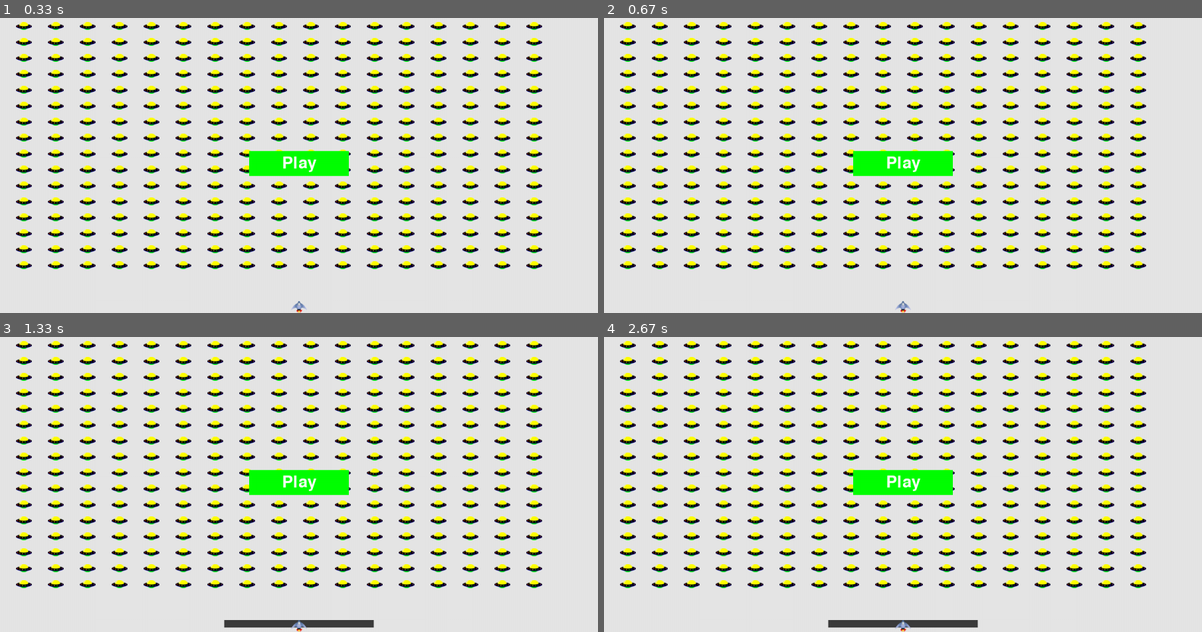
Above: before the commit, frames 1-4 (two rows, left to right).
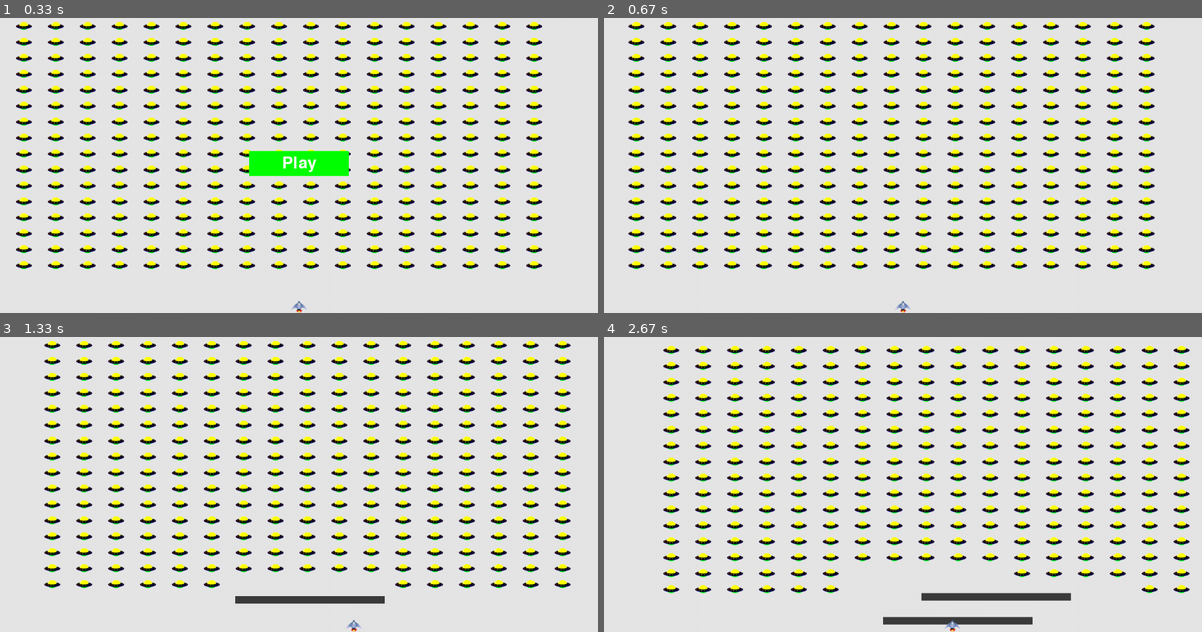
Above: after the commit, the same moments.

Repository: GitJavaProgramming/python_study
Game: pygame game, started from game/alien_invasion.py
The game is run twice, just before and just after one commit, with the same random seed, the same clock (stepped at 60 frames per second) and the same inputs.
Inputs:
- Up to frame 1 (0.33 s): no input
- Up to frame 2 (0.67 s): click "Play" at 0.38 s
- Up to frame 3 (1.33 s): tap Space at 0.67, 1.07 s; hold Right from 1 s (still down)
- Up to frame 4 (2.67 s): tap Space at 1.37, 1.57, 1.87, 2.07, 2.37, 2.63 s; release Right at 1.47 s; hold Right 1.5-1.97 s; hold Left 2-2.53 s; hold Left from 2.57 s (still down)

Frame 1 is identical in both runs. In frame 2, 24% of the frame differs, in the area x 2-93%, y 1-86%; in frame 3, 19%; in frame 4, 30%, in the area x 2-98%, y 1-100%.

Commit message:
play控制游戏开始/重置游戏、隐藏光标

Diff:
--- a/game/alien_invasion.py
+++ b/game/alien_invasion.py
@@ -38,7 +38,7 @@
     # usage
     print("started game. press keyboard to start playing.")
     while True:
-        game_funcs.check_events(cfg, screen, ship, bullets)
+        game_funcs.check_events(cfg, screen, ship, bullets, aliens, stats, play_button)
         if stats.game_active:
             ship.update()
             game_funcs.update_bullets(cfg, screen, ship, bullets, aliens)
--- a/py_pkg_games/game_functions.py
+++ b/py_pkg_games/game_functions.py
@@ -6,6 +6,10 @@
 
 from game.alien import Alien
 from game.bullet import Bullet
+
+'''
+事件处理
+'''
 
 
 def check_keydown_events(e_key, cfg, screen, ship, bullets):
@@ -27,7 +31,7 @@
 
 
 # 事件  事件类型、事件key -- 函数在当前文件内，没有访问控制权限public private
-def check_events(cfg, screen, ship, bullets):
+def check_events(cfg, screen, ship, bullets, aliens, stats, play_button):
     for event in pygame.event.get():
         e_type = event.type
         if e_type == pygame.QUIT:
@@ -40,23 +44,29 @@
             e_key = event.key
             print("event type: " + str(e_key))
             check_keyup_events(e_key, ship)
-
-
-# 更新屏幕
-def update_screen(cfg, screen, ship, bullets, aliens, stats, play_button):
-    screen.fill(cfg.bg_color)
-
-    # 重绘子弹
-    for bullet in bullets.sprites():
-        bullet.draw_bullet()
-
-    ship.blitme()
-    aliens.draw(screen)
-
-    if not stats.game_active:
-        play_button.draw_button()
-
-    pygame.display.flip()
+        elif e_type == pygame.MOUSEBUTTONDOWN:
+            mouse_x, mouse_y = pygame.mouse.get_pos()
+            check_play_button(cfg, screen, ship, bullets, aliens, stats, play_button, mouse_x, mouse_y)
+
+
+def check_play_button(cfg, screen, ship, bullets, aliens, stats, play_button, mouse_x, mouse_y):
+    button_clicked = play_button.rect.collidepoint(mouse_x, mouse_y)
+    if button_clicked and not stats.game_active:
+        # 隐藏光标
+        pygame.mouse.set_visible(False)
+        # 重新统计游戏信息
+        stats.reset_stats()
+        stats.game_active = True
+        aliens.empty()
+        bullets.empty()
+
+        create_fleet(cfg, screen, aliens, ship)
+        ship.center_ship()
+
+
+'''
+更新子弹相关信息
+'''
 
 
 # 更新子弹的位置，并删除已消失的子弹
@@ -70,6 +80,7 @@
     check_bullet_alien_collisions(cfg, screen, ship, bullets, aliens)
 
 
+# 判断子弹是否击中外星人
 def check_bullet_alien_collisions(cfg, screen, ship, bullets, aliens):
     # 碰撞检测，子弹击中就删除外星人
     collisions = pygame.sprite.groupcollide(bullets, aliens, True, True)
@@ -86,7 +97,12 @@
         bullets.add(new_bullet)
 
 
-# 外星人数
+'''
+外星人
+'''
+
+
+# 计算屏幕上一行可生成的外星人数
 def get_number_aliens_x(cfg, alien_width):
     available_space_x = cfg.screen_width - 2 * alien_width
     number_aliens_x = int(available_space_x / (2 * alien_width))  # 创建的外星人数，外星人之间间隔
@@ -100,7 +116,7 @@
     return number_rows
 
 
-# 制造外星人
+# 制造一个外星人放入列表aliens
 def create_alien(cfg, screen, aliens, alien_number, row_number):
     alien = Alien(cfg, screen)
     alien_width = alien.rect.width  # 一个外星人的宽度
@@ -121,6 +137,7 @@
             create_alien(cfg, screen, aliens, alien_number, row_number)
 
 
+# 外星人是否撞墙 撞墙后的外星人改变移动方向
 def check_fleet_edges(cfg, aliens):
     for alien in aliens.sprites():
         if alien.check_edges():
@@ -128,6 +145,7 @@
             break
 
 
+# 改变一群外星人方向
 def change_fleet_direction(cfg, aliens):
     for alien in aliens.sprites():
         alien.rect.y += cfg.fleet_drop_speed
@@ -146,6 +164,19 @@
 
     # 外星人到底屏幕底端
     check_alien_bottom(cfg, screen, ship, bullets, aliens, stats)
+
+
+def check_alien_bottom(cfg, screen, ship, bullets, aliens, stats):
+    screen_rect = screen.get_rect()
+    for alien in aliens.sprites():
+        if alien.rect.bottom >= screen_rect.bottom:
+            ship_hit(cfg, screen, ship, bullets, aliens, stats)
+            break
+
+
+'''
+游戏的统计信息
+'''
 
 
 # 统计信息
@@ -162,11 +193,26 @@
         sleep(0.5)
     else:
         stats.game_active = False
-
-
-def check_alien_bottom(cfg, screen, ship, bullets, aliens, stats):
-    screen_rect = screen.get_rect()
-    for alien in aliens.sprites():
-        if alien.rect.bottom >= screen_rect.bottom:
-            ship_hit(cfg, screen, ship, bullets, aliens, stats)
-            break
+        pygame.mouse.set_visible(True)
+
+
+'''
+更新屏幕信息
+'''
+
+
+# 更新屏幕
+def update_screen(cfg, screen, ship, bullets, aliens, stats, play_button):
+    screen.fill(cfg.bg_color)
+
+    # 重绘子弹
+    for bullet in bullets.sprites():
+        bullet.draw_bullet()
+
+    ship.blitme()
+    aliens.draw(screen)
+
+    if not stats.game_active:
+        play_button.draw_button()
+
+    pygame.display.flip()
